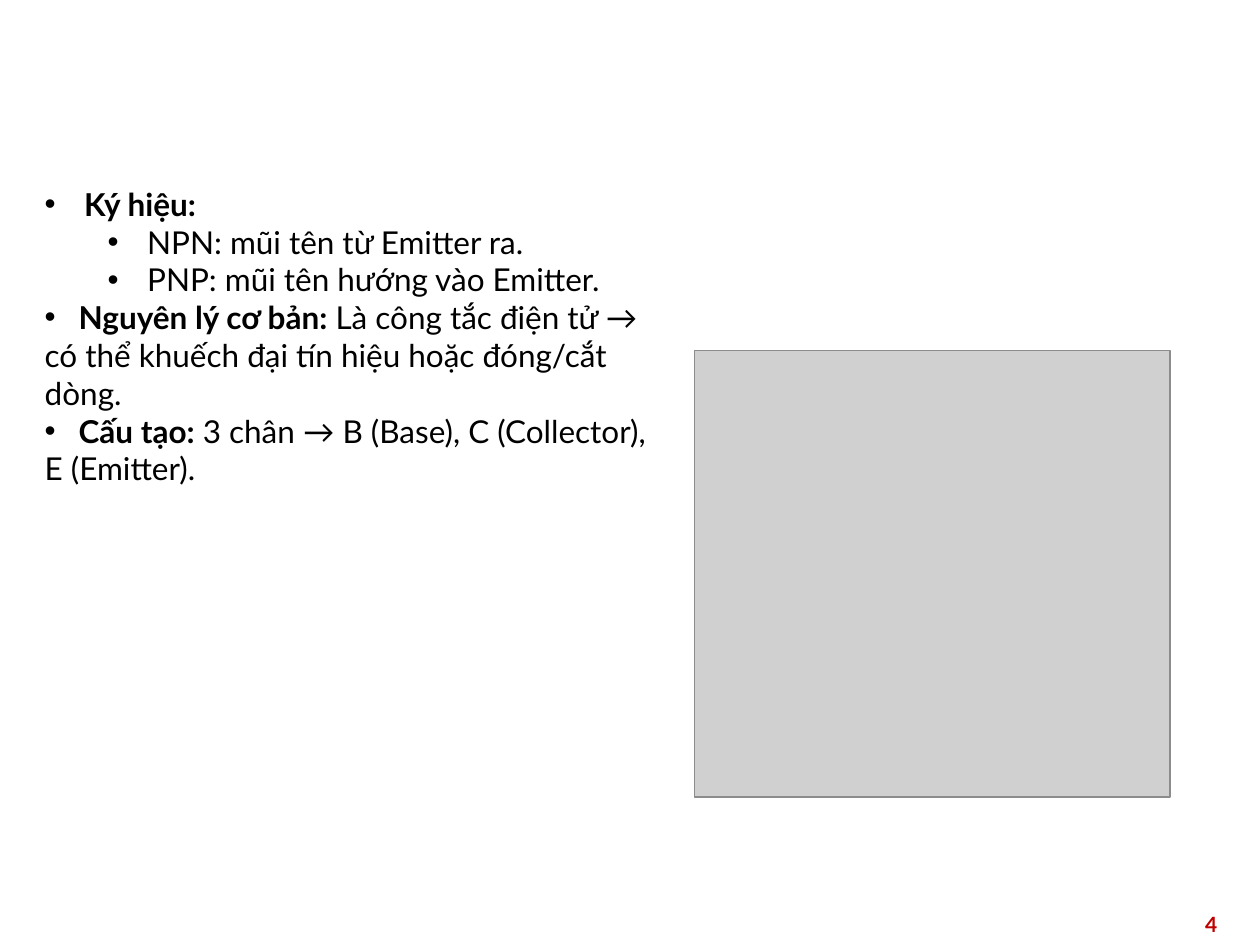
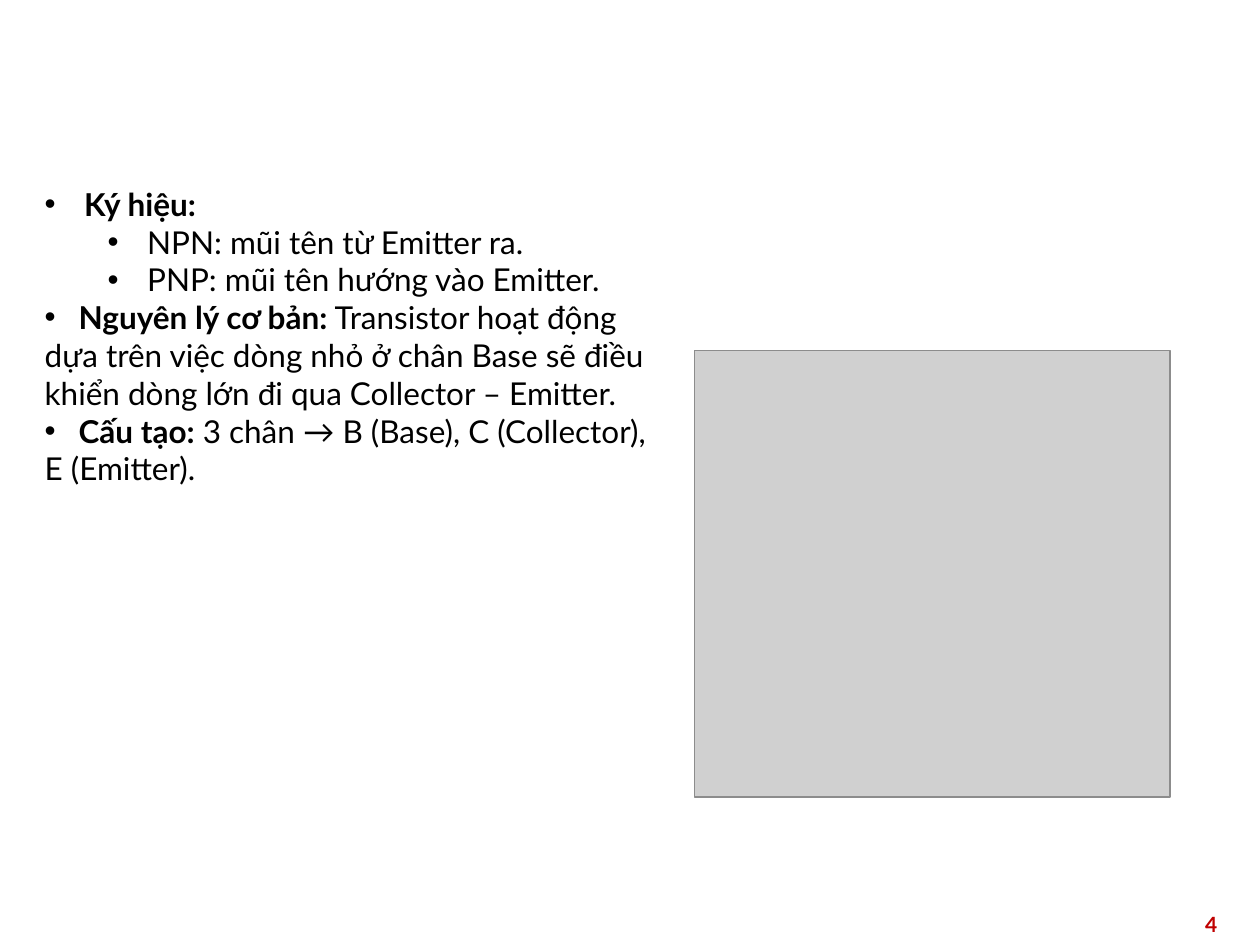
Before and after one commit to HuuThang812/BKAUTOADUINO, a slide deck: slide 4 of Bài Giảng/Buổi 1/Part 2 buổi 1.pptx. Drawn at 1260x945 pixels with LibreOffice and Linux fonts; fonts in the diff are those of the drawing; grey boxes stand for pictures; background and template pictures are left out. Boxes give left, top, right and bottom in pixels: in the first picture for what was removed or moved away, otherwise in the second. Text is boxed around its words. In the diff, an @@ line names an element or a change of style, - is before the commit and + after.

```diff
--- a/Bài Giảng/Buổi 1/Part 2 buổi 1.pptx
+++ b/Bài Giảng/Buổi 1/Part 2 buổi 1.pptx
@@ text at (45,305,643,411): text changed @@
-• Nguyên lý cơ bản: Là công tắc điện tử → có thể khuếch đại tín hiệu hoặc đóng/cắt dòng.
+• Nguyên lý cơ bản: Transistor hoạt động dựa trên việc dòng nhỏ ở chân Base sẽ điều khiển dòng lớn đi qua Collector – Emitter.
```
Also in this commit, not shown: 2 other slides changed, 1 slide added.
